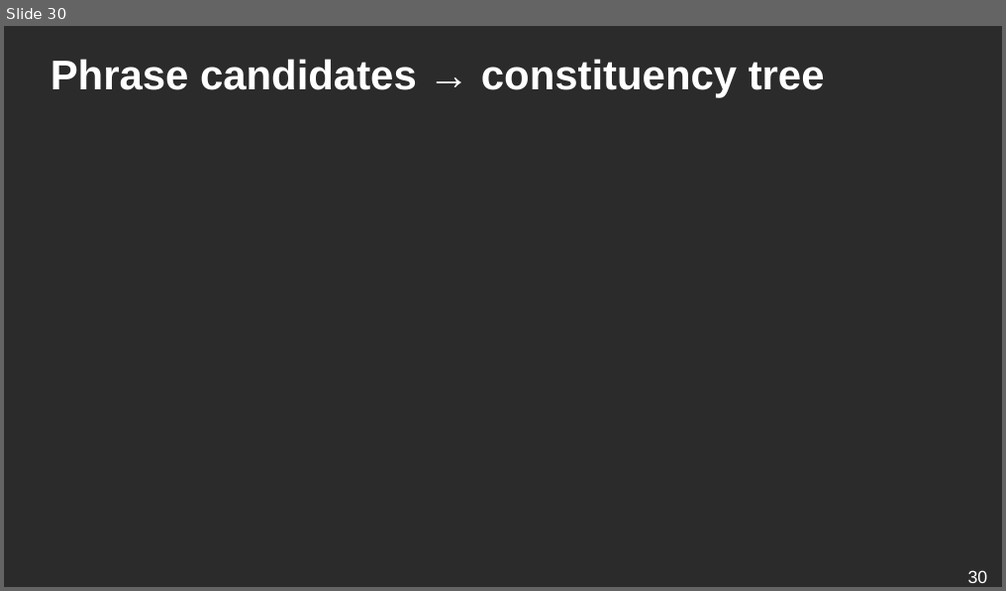
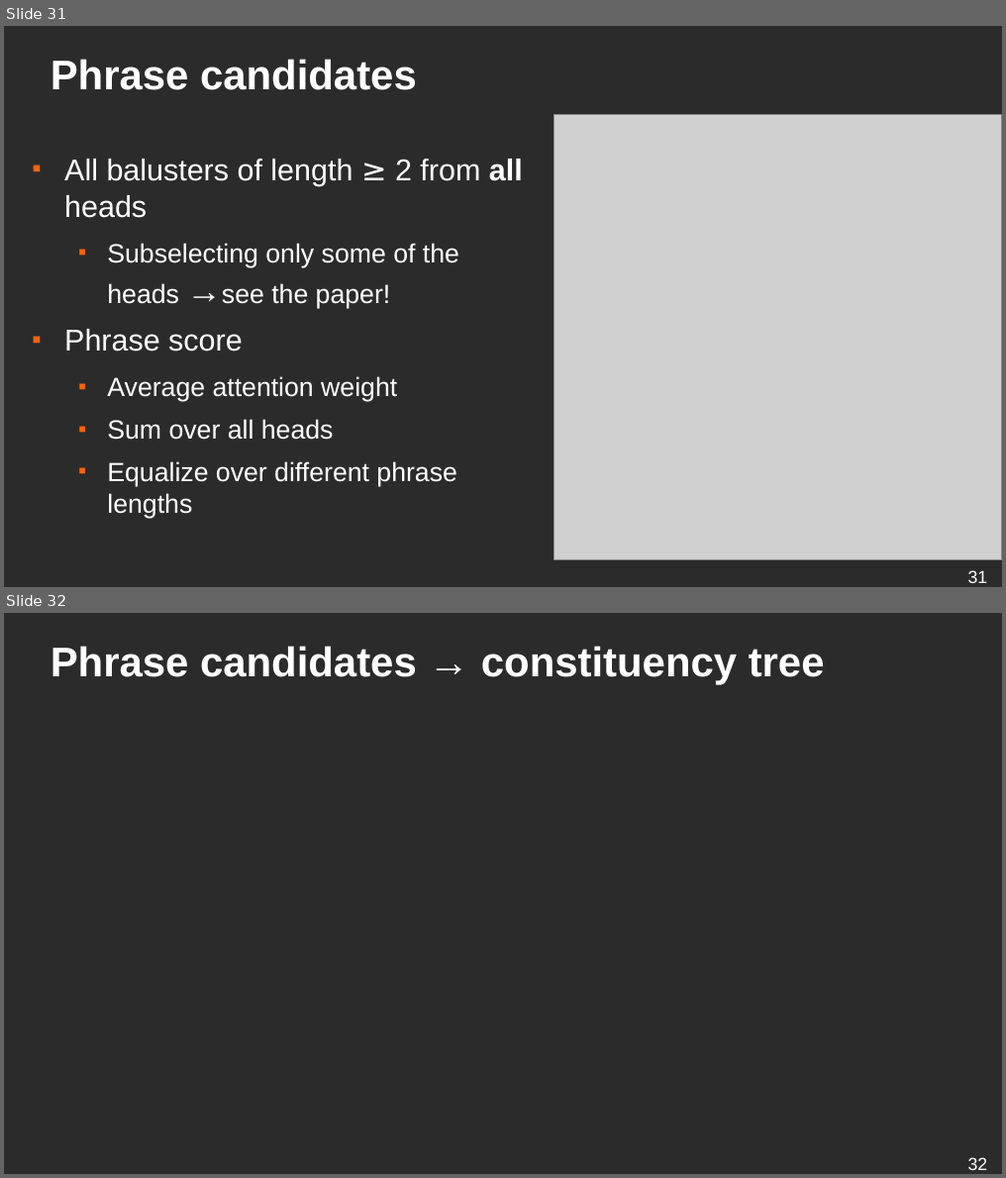
Before and after one commit to ufal/lsd, a slide deck: conferences/2019-blackbox-balustrades/presentation.odp. Shown one above the other, each under a label of ours: slide 30 before the commit, slides 31 and 32 after it. The pictures are 1006x591 and 1006x1178 pixels, drawn with LibreOffice and Linux fonts; fonts in the diff are those of the drawing; grey boxes stand for pictures; background and template pictures are left out; a plain dark background stands for a picture behind light text. Boxes give left, top, right and bottom in pixels: in the first picture for what was removed or moved away, otherwise in the second. Text is boxed around its words. In the diff, an @@ line names an element or a change of style, - is before the commit and + after.

```diff
--- a/conferences/2019-blackbox-balustrades/presentation.odp
+++ b/conferences/2019-blackbox-balustrades/presentation.odp
@@ slide 31 added at (x1=4, y1=26, x2=1002, y2=587), background picture (left out) @@
@@ title added at (x1=51, y1=59, x2=417, y2=90), 33 pt, text #FFFFFF, bold @@
+Phrase candidates
@@ picture added at (x1=553, y1=115, x2=1002, y2=561) @@
@@ text added at (x1=64, y1=159, x2=523, y2=518), 21 pt, text #FFFFFF @@
+■ All balusters of length ≥ 2 from all heads
+  ■ Subselecting only some of the heads →see the paper!
+■ Phrase score
+  ■ Average attention weight
+  ■ Sum over all heads
+  ■ Equalize over different phrase lengths
@@ page number added at (x1=968, y1=570, x2=988, y2=583), 14 pt, text #FFFFFF @@
+31
@@ what was slide 30 is now slide 32 @@
@@ page number at (x1=968, y1=1157, x2=988, y2=1170): text changed @@
-30
+32
```
Also in this commit, not shown: 6 slides changed, 1 other slide added, 2 other files.
